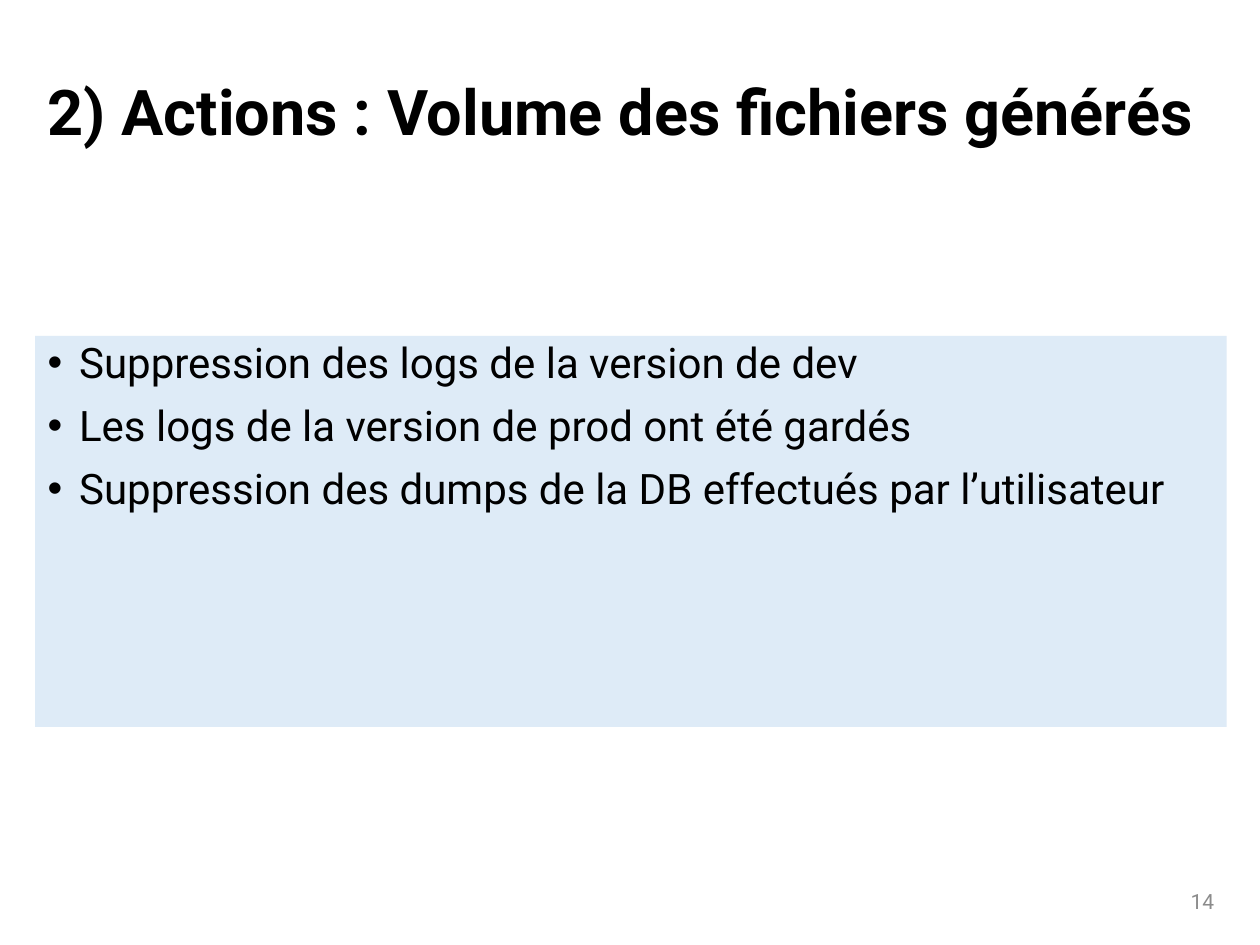
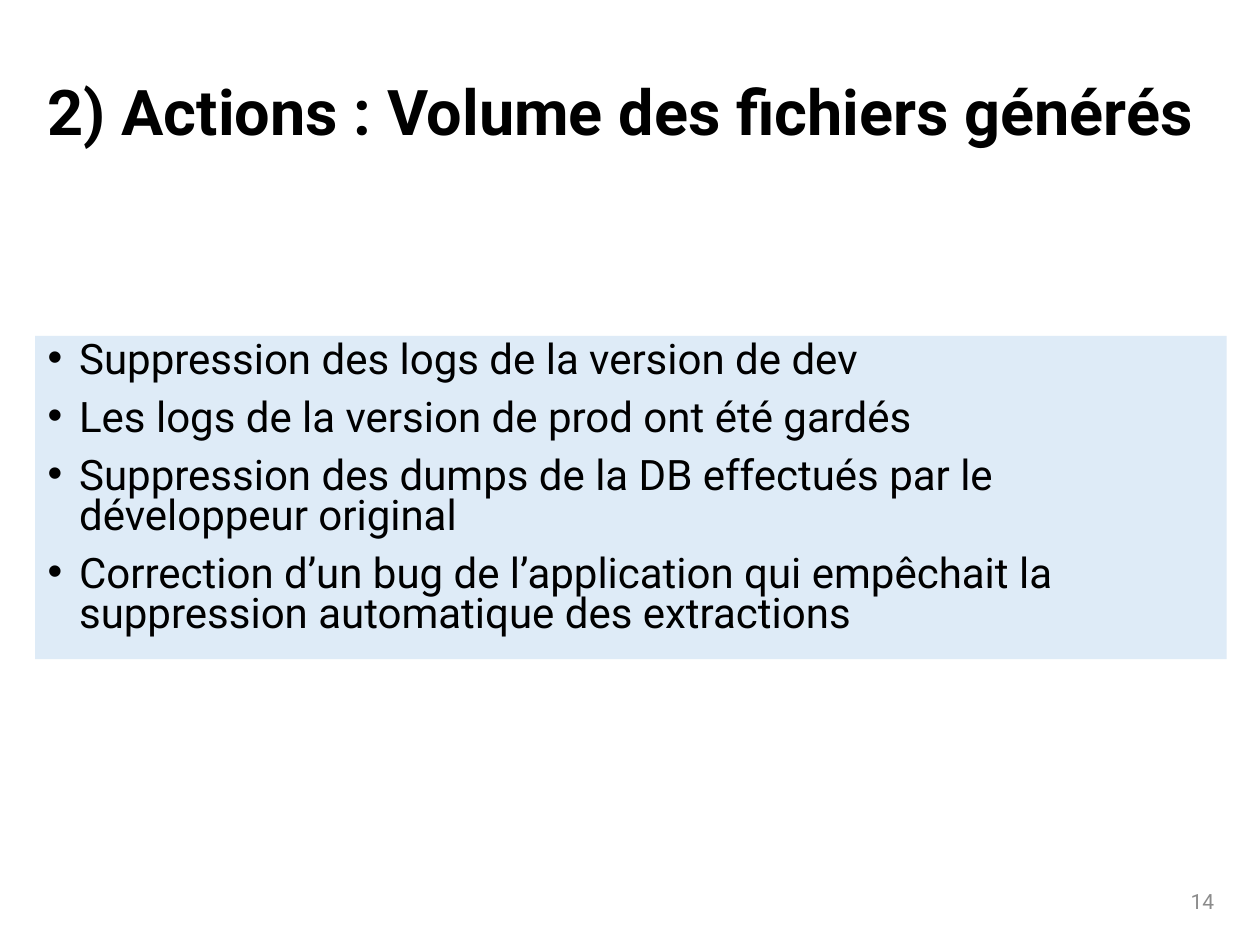
Before and after one commit to dosi-slides/2015_10_geomedia, a slide deck: slide 14 of slides.pptx. Drawn at 1260x945 pixels with LibreOffice and Linux fonts; fonts in the diff are those of the drawing. Boxes give left, top, right and bottom in pixels: in the first picture for what was removed or moved away, otherwise in the second. Text is boxed around its words. In the diff, an @@ line names an element or a change of style, - is before the commit and + after.

Commit message:
act

```diff
--- a/slides.pptx
+++ b/slides.pptx
@@ text "Suppression des logs de la ...": place and size @@
-text "Suppression des logs de la ..." at [35, 336, 1227, 727]
+text "Suppression des logs de la ..." at [35, 336, 1227, 660]
@@ text at [79, 342, 911, 441]: line spacing 0.9 to 0.8 @@
@@ text at [79, 458, 1052, 637]: text changed @@
-• Suppression des dumps de la DB effectués par l’utilisateur
+• Suppression des dumps de la DB effectués par le développeur original
+• Correction d’un bug de l’application qui empêchait la suppression automatique des extractions
```
Also in this commit, not shown: 3 other slides changed, 6 slides added, 3 slides removed.
